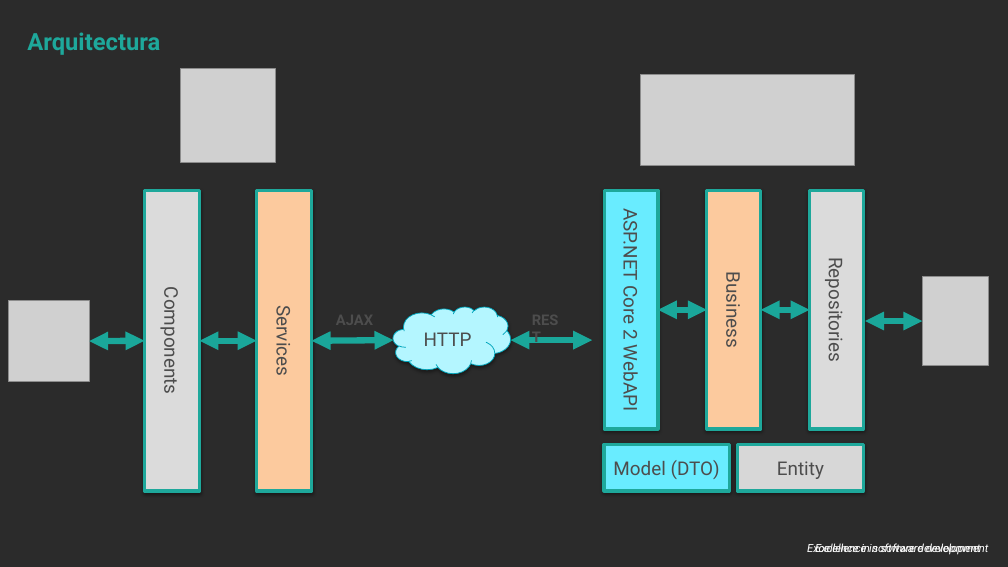
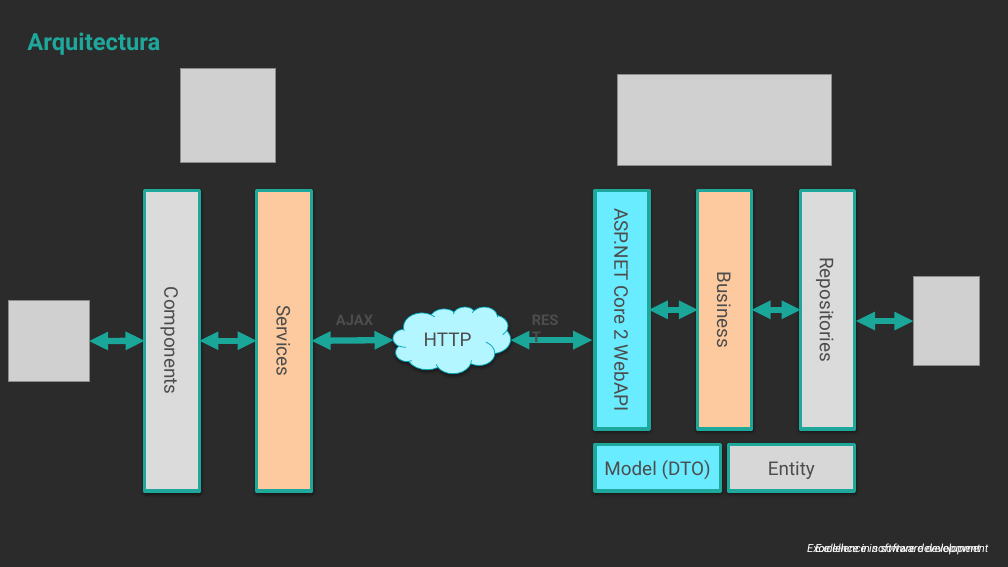
Before and after one commit to hexacta/ort-workshop-2017, a slide deck: slide 4 of Presentacion.pptx. Drawn at 1008x567 pixels with LibreOffice and Linux fonts; fonts in the diff are those of the drawing; grey boxes stand for pictures; background and template pictures are left out; a plain dark background stands for a picture behind light text. Boxes give left, top, right and bottom in pixels: in the first picture for what was removed or moved away, otherwise in the second. Text is boxed around its words. In the diff, an @@ line names an element or a change of style, - is before the commit and + after.

```diff
--- a/Presentacion.pptx
+++ b/Presentacion.pptx
@@ picture: place and size @@
-picture at box(640, 75, 854, 166)
+picture at box(618, 75, 832, 166)
@@ 5 rectangles, 3 double arrows, 1 picture: place and size @@
-5 rectangles, 3 double arrows, 1 picture at box(604, 191, 988, 492)
+5 rectangles, 3 double arrows, 1 picture at box(595, 191, 979, 492)
```
Also in this commit, not shown: 4 other slides changed, 4 other files.
